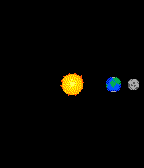
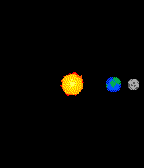
Before/after of a w=144, h=168 layered artwork. What changed in the layer stack:
painted on "Sun" over bbox(60, 72, 84, 96)
painted on "Earth" over bbox(111, 77, 116, 92)
